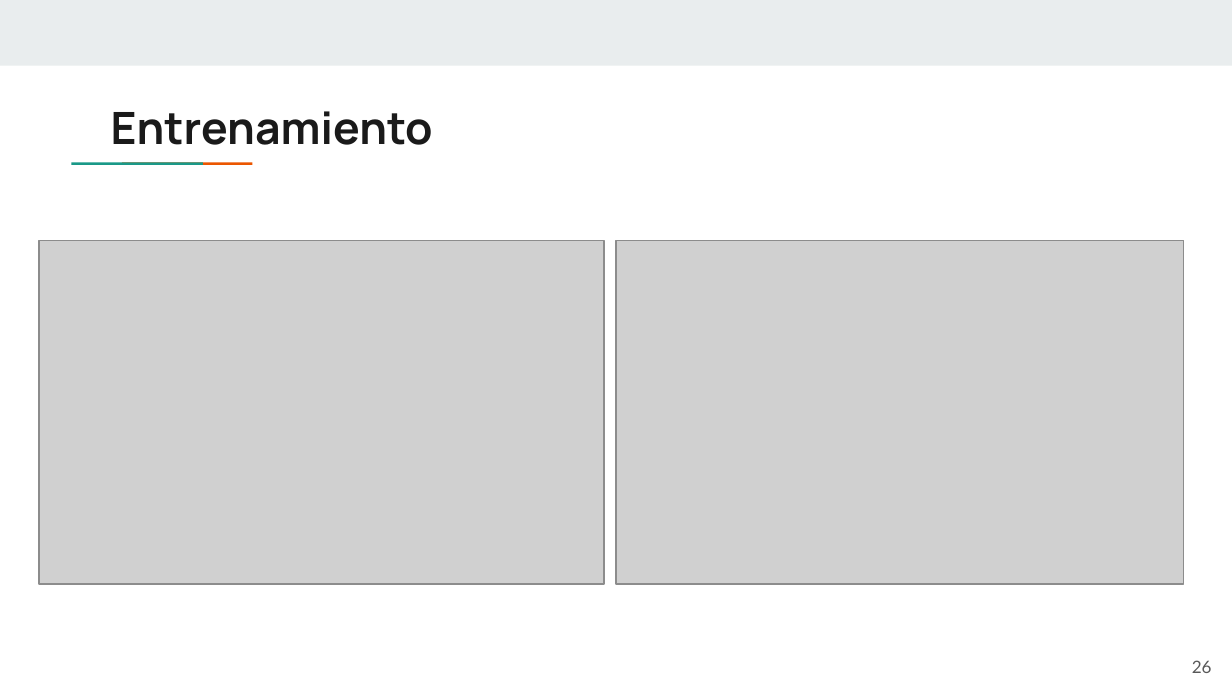
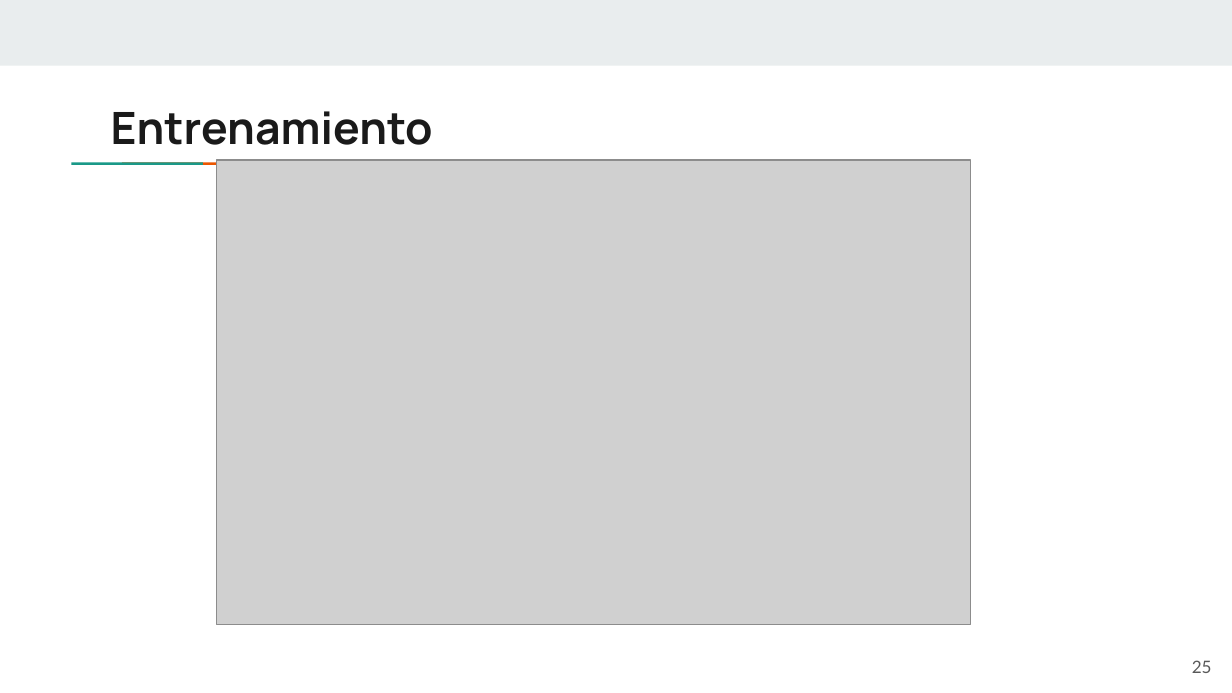
Before and after one commit to claudiaqw/head-qa-afi, a slide deck: slide 25 of defense/Defensa TFM Claudia Quintana Wong.pptx (slide 26 before the commit). Drawn at 1232x693 pixels with LibreOffice and Linux fonts; fonts in the diff are those of the drawing; grey boxes stand for pictures. Boxes give left, top, right and bottom in pixels: in the first picture for what was removed or moved away, otherwise in the second. Text is boxed around its words. In the diff, an @@ line names an element or a change of style, - is before the commit and + after.

```diff
--- a/defense/Defensa TFM Claudia Quintana Wong.pptx
+++ b/defense/Defensa TFM Claudia Quintana Wong.pptx
@@ picture added at (217, 160, 971, 625) @@
@@ picture removed at (39, 240, 605, 584) @@
@@ picture removed at (616, 240, 1184, 584) @@
@@ page number at (1192, 660, 1212, 673): text changed @@
-26
+25
```
Also in this commit, not shown: 10 other slides changed, 7 slides added, 8 slides removed.
